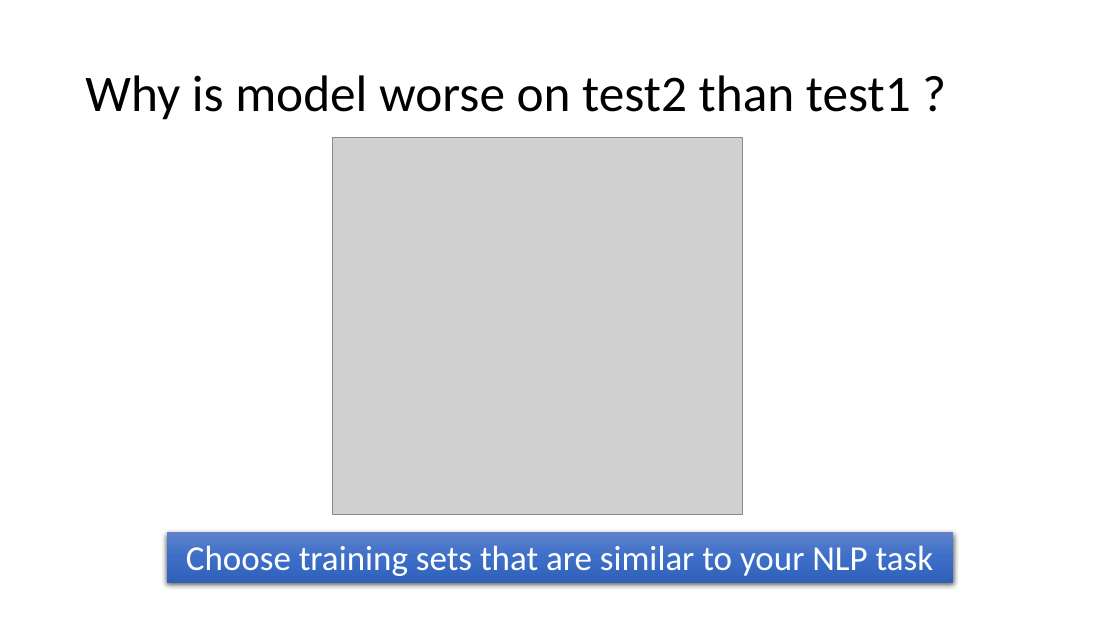
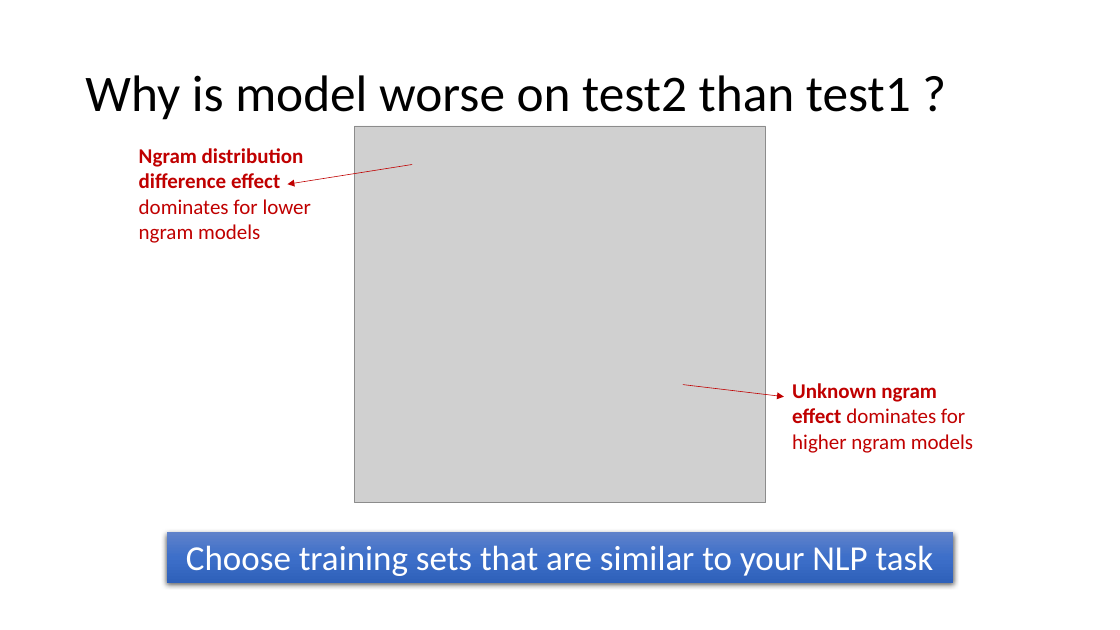
Before and after one commit to khanhnguyendata/ngram, a slide deck: slide 19 of ngram_model_khanh.pptx (slide 20 before the commit). Drawn at 1120x630 pixels with LibreOffice and Linux fonts; fonts in the diff are those of the drawing; grey boxes stand for pictures. Boxes give left, top, right and bottom in pixels: in the first picture for what was removed or moved away, otherwise in the second. Text is boxed around its words. In the diff, an @@ line names an element or a change of style, - is before the commit and + after.

```diff
--- a/ngram_model_khanh.pptx
+++ b/ngram_model_khanh.pptx
@@ text added at (139, 148, 311, 243), 18 pt, text #C00000, bold @@
+Ngram distribution difference effect dominates for lower ngram models
@@ picture: place and size @@
-picture at (333, 137, 744, 514)
+picture at (355, 126, 765, 503)
@@ arrow added from (413, 165) to (287, 184), #C00000 0.5 pt @@
@@ arrow added from (683, 385) to (784, 397), #C00000 0.5 pt @@
@@ text added at (792, 383, 973, 453), 18 pt, text #C00000 @@
+Unknown ngram effect dominates for higher ngram models
```
Also in this commit, not shown: 11 other slides changed, 1 slide removed, 2 other files.
